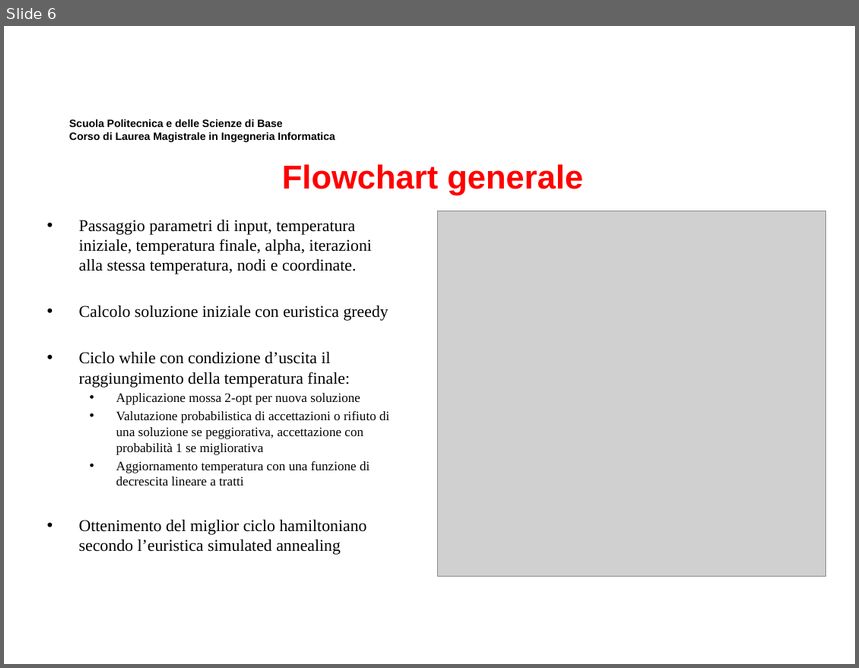
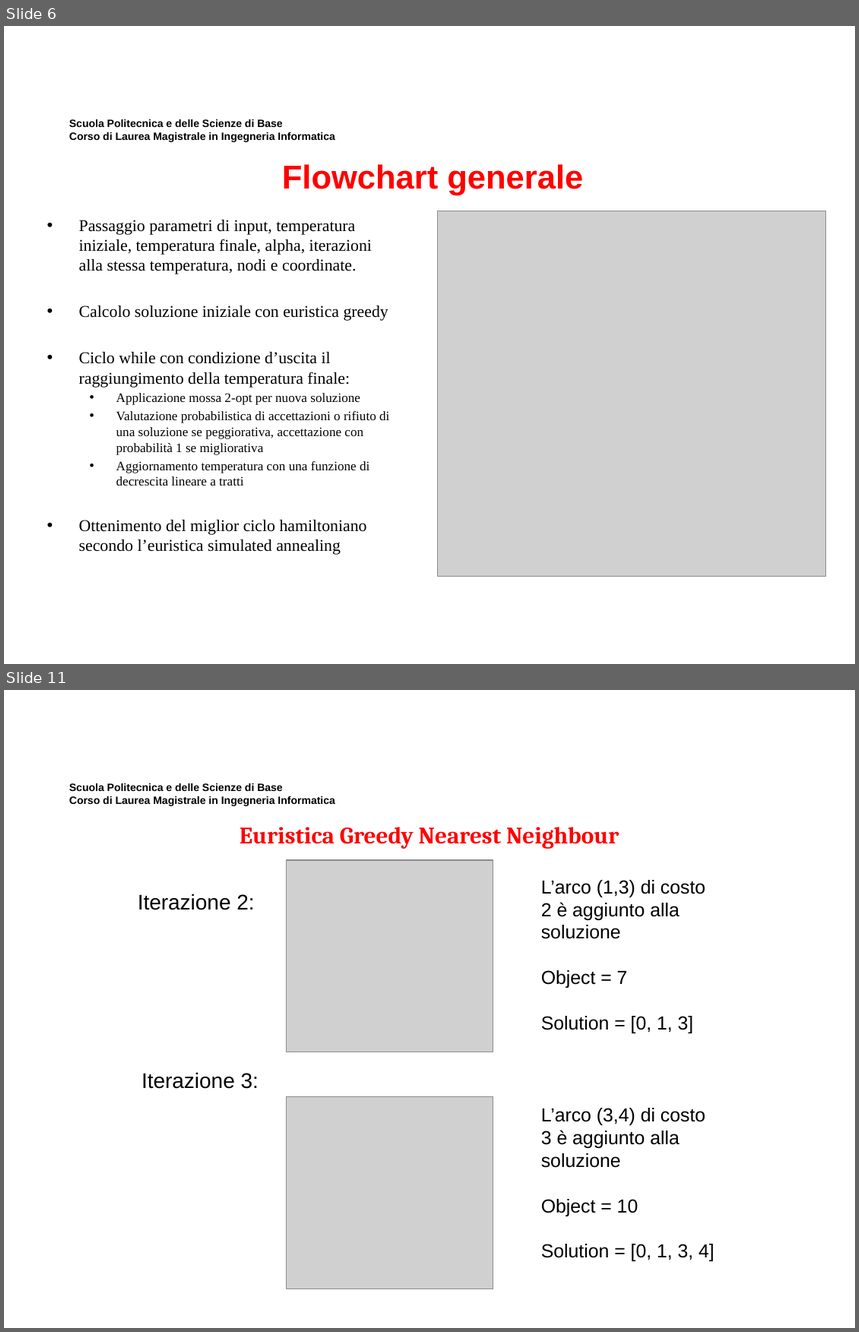
Before and after one commit to MicheleMaresca98/TSP-SimulatedAnnealing, a slide deck: Presentazione Elaborato Ricerca Operativa.pptx. Shown one above the other, each under a label of ours: slide 6 before the commit, slides 6 and 11 after it; the slides between them are not shown. The pictures are 859x668 and 859x1332 pixels, drawn with LibreOffice and Linux fonts; fonts in the diff are those of the drawing; grey boxes stand for pictures; background and template pictures are left out. Boxes give left, top, right and bottom in pixels: in the first picture for what was removed or moved away, otherwise in the second. Text is boxed around its words. In the diff, an @@ line names an element or a change of style, - is before the commit and + after.

```diff
--- a/Presentazione Elaborato Ricerca Operativa.pptx
+++ b/Presentazione Elaborato Ricerca Operativa.pptx
@@ slide 11 added at <box>4,690,855,1328</box>, background #FFFFFF; not listed: 1 template element that a slide beside it also shows @@
@@ title added at <box>240,827,620,848</box>, 20 pt, text #FF0000, bold @@
+Euristica Greedy Nearest Neighbour
@@ picture added at <box>287,860,493,1053</box> @@
@@ text added at <box>138,894,254,910</box>, 18 pt, text #000000 @@
+Iterazione 2:
@@ text added at <box>541,880,705,1034</box>, 16 pt, text #000000 @@
+L’arco (1,3) di costo 2 è aggiunto alla soluzione
+Object = 7
+Solution = [0, 1, 3]
@@ text added at <box>142,1072,259,1089</box>, 18 pt, text #000000 @@
+Iterazione 3:
@@ picture added at <box>287,1097,493,1289</box> @@
@@ text added at <box>541,1108,715,1262</box>, 16 pt, text #000000 @@
+L’arco (3,4) di costo 3 è aggiunto alla soluzione
+Object = 10
+Solution = [0, 1, 3, 4]
```
Also in this commit, not shown: 15 other slides added, 21 slides removed, 9 other files.
